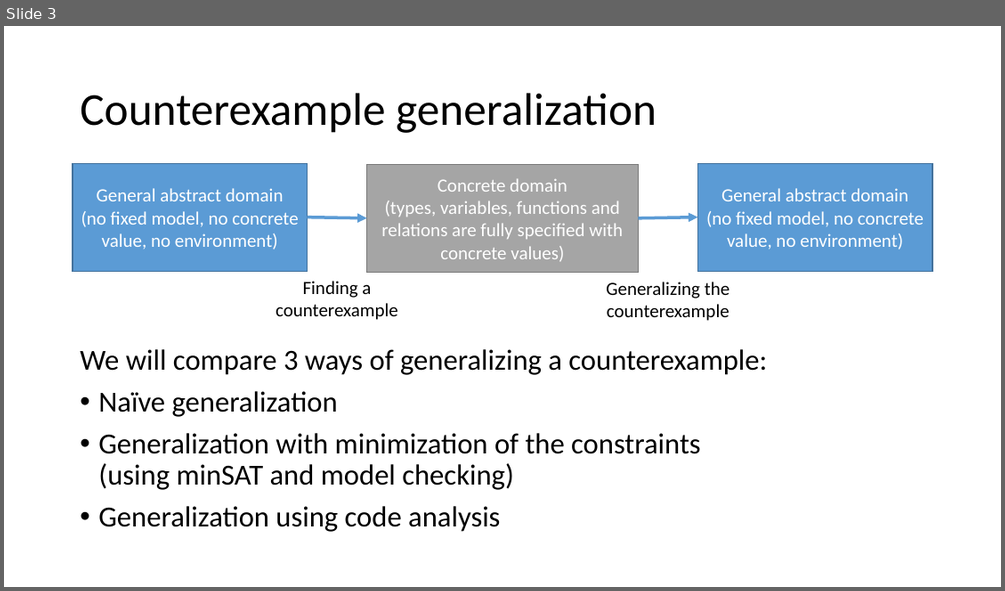
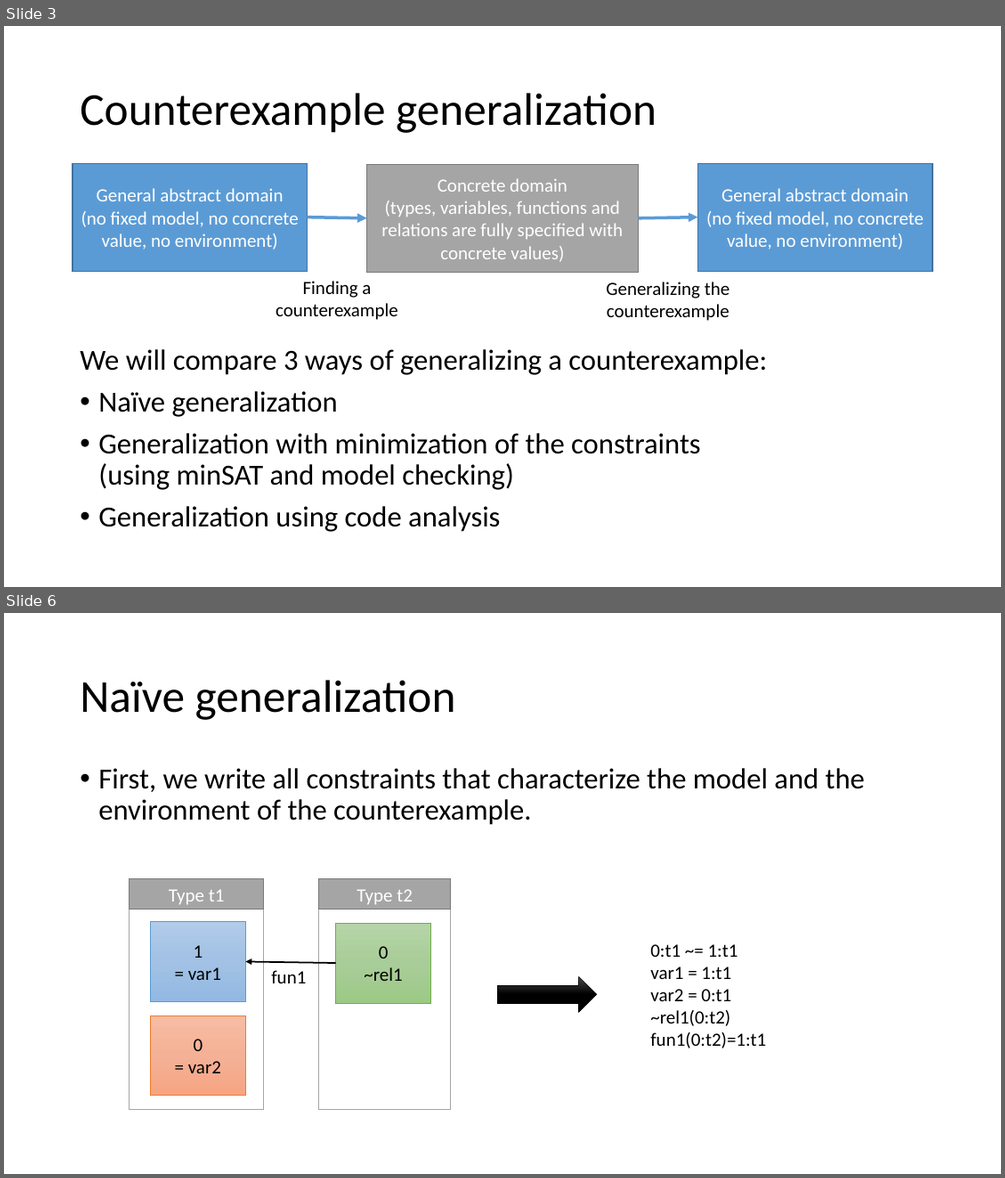
Before and after one commit to tjhance/ivy-research, a slide deck: invariant_synthesis/Invariant Synthesis.pptx. Shown one above the other, each under a label of ours: slide 3 before the commit, slides 3 and 6 after it; the slides between them are not shown. The pictures are 1005x591 and 1005x1178 pixels, drawn with LibreOffice and Linux fonts; fonts in the diff are those of the drawing. Boxes give left, top, right and bottom in pixels: in the first picture for what was removed or moved away, otherwise in the second. Text is boxed around its words. In the diff, an @@ line names an element or a change of style, - is before the commit and + after.

```diff
--- a/invariant_synthesis/Invariant Synthesis.pptx
+++ b/invariant_synthesis/Invariant Synthesis.pptx
@@ slide 6 added at (4, 613, 1001, 1174), background #FFFFFF @@
@@ title added at (80, 680, 456, 720), 44 pt, text #000000 @@
+Naïve generalization
@@ text added at (98, 768, 865, 825), 28 pt, text #000000 @@
+• First, we write all constraints that characterize the model and the environment of the counterexample.
@@ rectangle added at (129, 879, 264, 909), fill #A5A5A5, outline #7A7A7A 1 pt, 18 pt, text #FFFFFF @@
+Type t1
@@ rectangle added at (319, 879, 451, 909), fill #A5A5A5, outline #7A7A7A 1 pt, 18 pt, text #FFFFFF @@
+Type t2
@@ rectangle added at (129, 909, 264, 1110), fill #FFFFFF, outline #A5A5A5 1 pt @@
@@ rectangle added at (151, 922, 245, 1002), fill gradient #B1CBE9 to #A3C1E5 to #93B9E4, outline #5B9BD5 0.5 pt, 18 pt, text #000000 @@
+1
+= var1
@@ rectangle added at (319, 909, 451, 1110), fill #FFFFFF, outline #A5A5A5 1 pt @@
@@ rectangle added at (336, 923, 431, 1003), fill gradient #B5D5A7 to #AACE9A to #9CC987, outline #70AD47 0.5 pt, 18 pt, text #000000 @@
+0
+~rel1
@@ text added at (650, 944, 766, 1048), 18 pt, text #000000 @@
+0:t1 ~= 1:t1
+var1 = 1:t1
+var2 = 0:t1
+~rel1(0:t2)
+fun1(0:t2)=1:t1
@@ arrow added from (336, 963) to (245, 962), #000000 1.5 pt @@
@@ text added at (271, 970, 306, 983), 18 pt, text #000000 @@
+fun1
@@ right arrow added at (498, 976, 596, 1012), fill gradient #4B4B4B to #000000, outline #000000 0.5 pt @@
@@ rectangle added at (151, 1015, 245, 1095), fill gradient #F7BDA5 to #F5B196 to #F8A582, outline #ED7D31 0.5 pt, 18 pt, text #000000 @@
+0
+= var2
```
Also in this commit, not shown: 3 slides changed, 12 other slides added, 4 slides removed, 2 other files.
